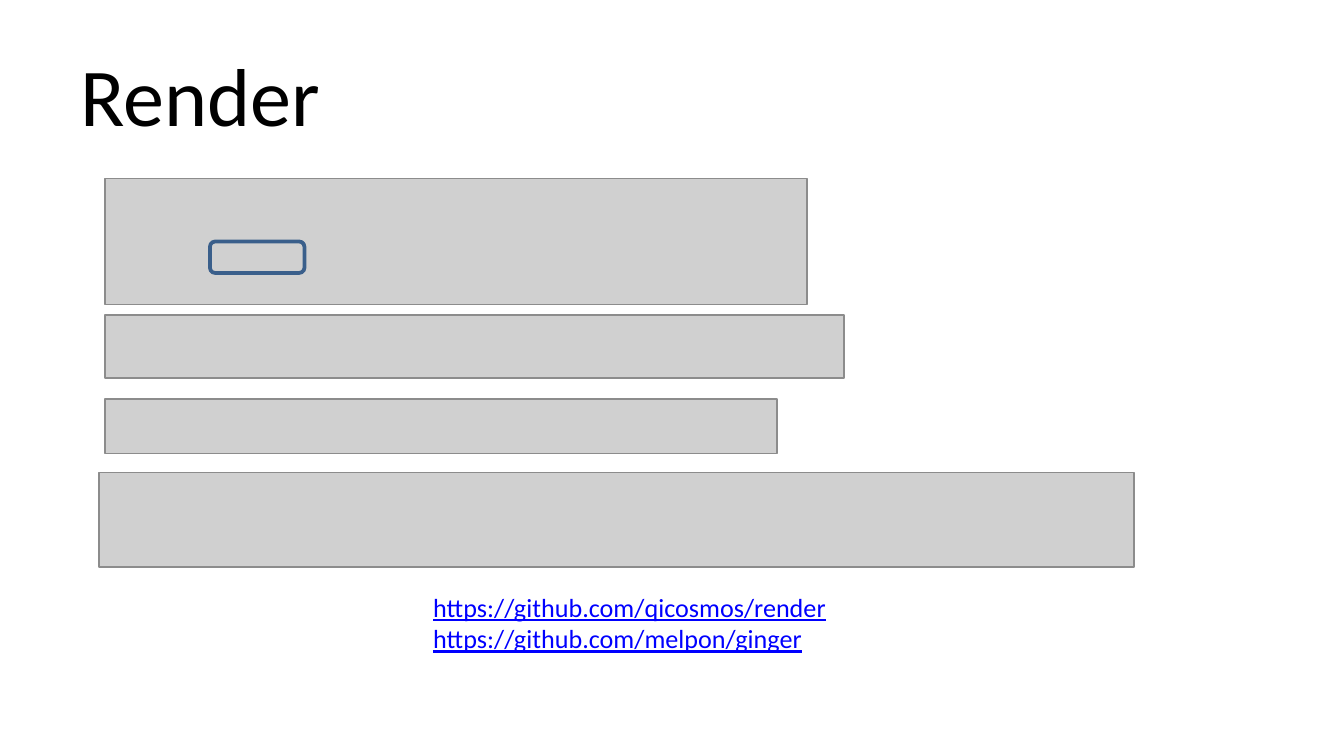
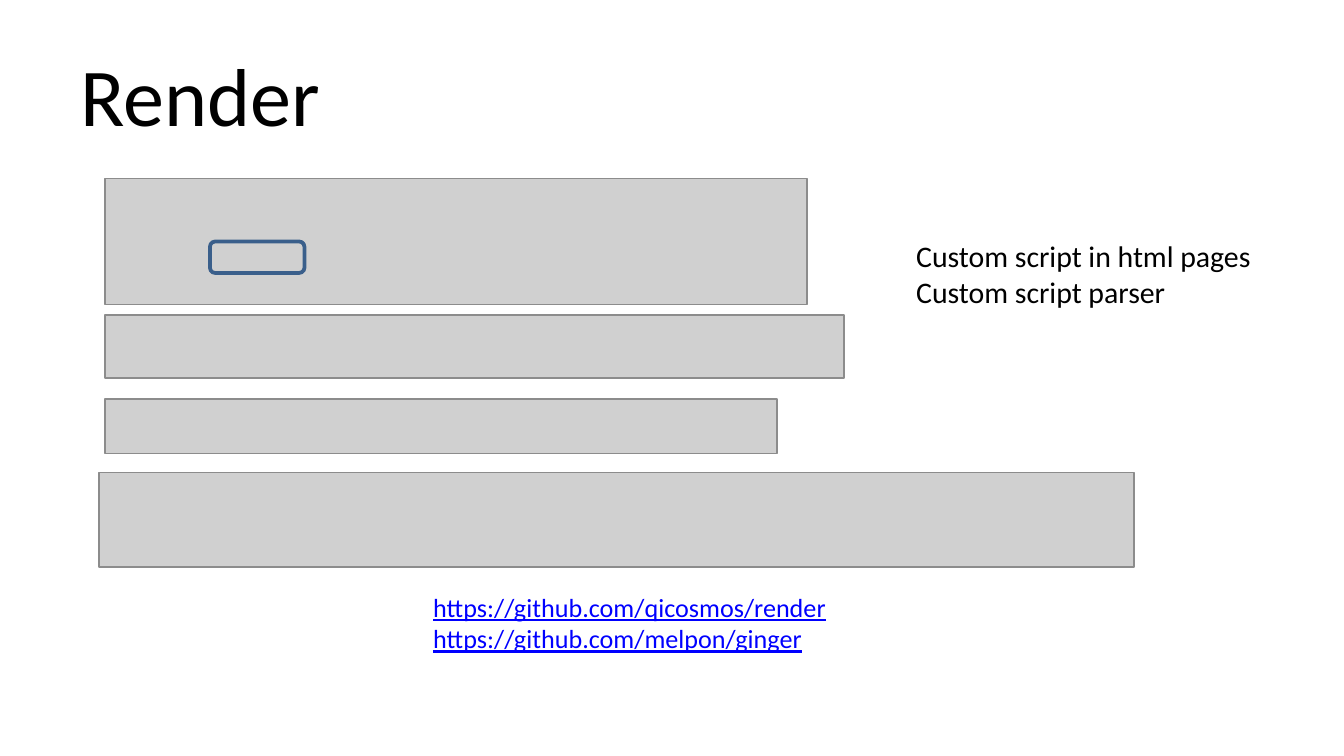
Before and after one commit to qicosmos/cppcon2018, a slide deck: slide 52 of cppcon2018.pptx. Drawn at 1344x756 pixels with LibreOffice and Linux fonts; fonts in the diff are those of the drawing; grey boxes stand for pictures. Boxes give left, top, right and bottom in pixels: in the first picture for what was removed or moved away, otherwise in the second. Text is boxed around its words. In the diff, an @@ line names an element or a change of style, - is before the commit and + after.

```diff
--- a/cppcon2018.pptx
+++ b/cppcon2018.pptx
@@ text added at bbox=[916, 246, 1250, 308], 16 pt, text #000000 @@
+Custom script in html pages
+Custom script parser
```
Also in this commit, not shown: 6 other slides changed.
